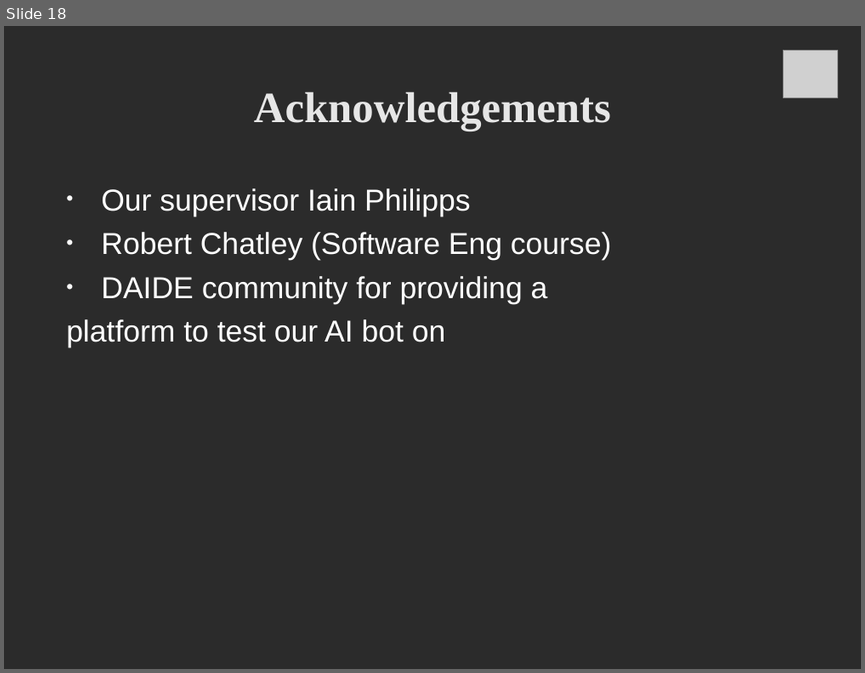
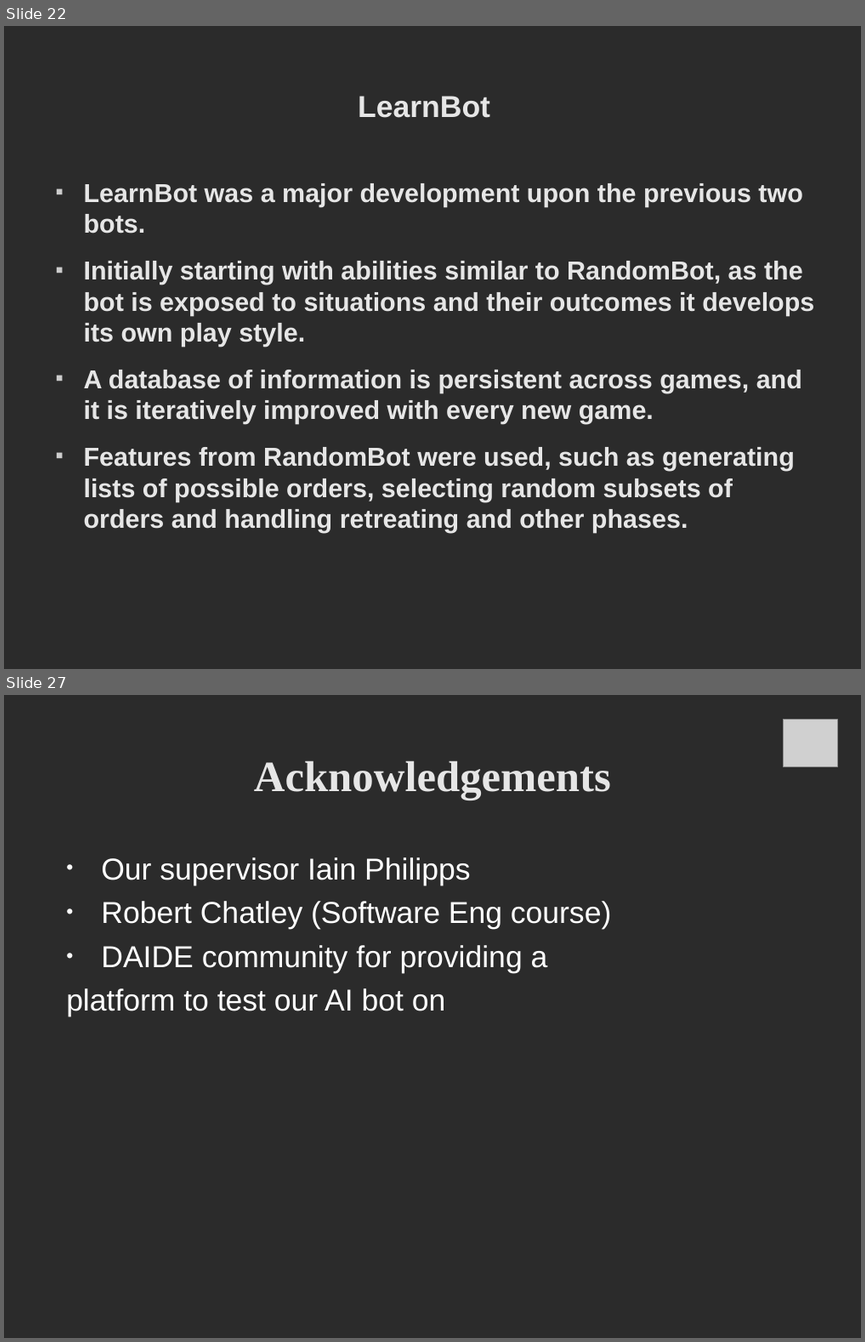
Before and after one commit to deltaluca/flappy, a slide deck: Presentation/ProjectDemonstration.odp. Shown one above the other, each under a label of ours: slide 18 before the commit, slides 22 and 27 after it; the slides between them are not shown. The pictures are 865x673 and 865x1342 pixels, drawn with LibreOffice and Linux fonts; fonts in the diff are those of the drawing; grey boxes stand for pictures; background and template pictures are left out; a plain dark background stands for a picture behind light text. Boxes give left, top, right and bottom in pixels: in the first picture for what was removed or moved away, otherwise in the second. Text is boxed around its words. In the diff, an @@ line names an element or a change of style, - is before the commit and + after.

```diff
--- a/Presentation/ProjectDemonstration.odp
+++ b/Presentation/ProjectDemonstration.odp
@@ slide 22 added at bbox=[4, 26, 861, 669], background picture (left out) @@
@@ title added at bbox=[358, 96, 490, 118], 28 pt, text #E6E6E6, bold @@
+LearnBot
@@ text added at bbox=[84, 183, 814, 533], 24 pt, text #E6E6E6, bold @@
+■ LearnBot was a major development upon the previous two bots.
+■ Initially starting with abilities similar to RandomBot, as the bot is exposed to situations and their outcomes it develops its own play style.
+■ A database of information is persistent across games, and it is iteratively improved with every new game.
+■ Features from RandomBot were used, such as generating lists of possible orders, selecting random subsets of orders and handling retreating and other phases.
@@ what was slide 18 is now slide 27 @@
```
Also in this commit, not shown: 10 slides changed, 13 other slides added, 5 slides removed.
